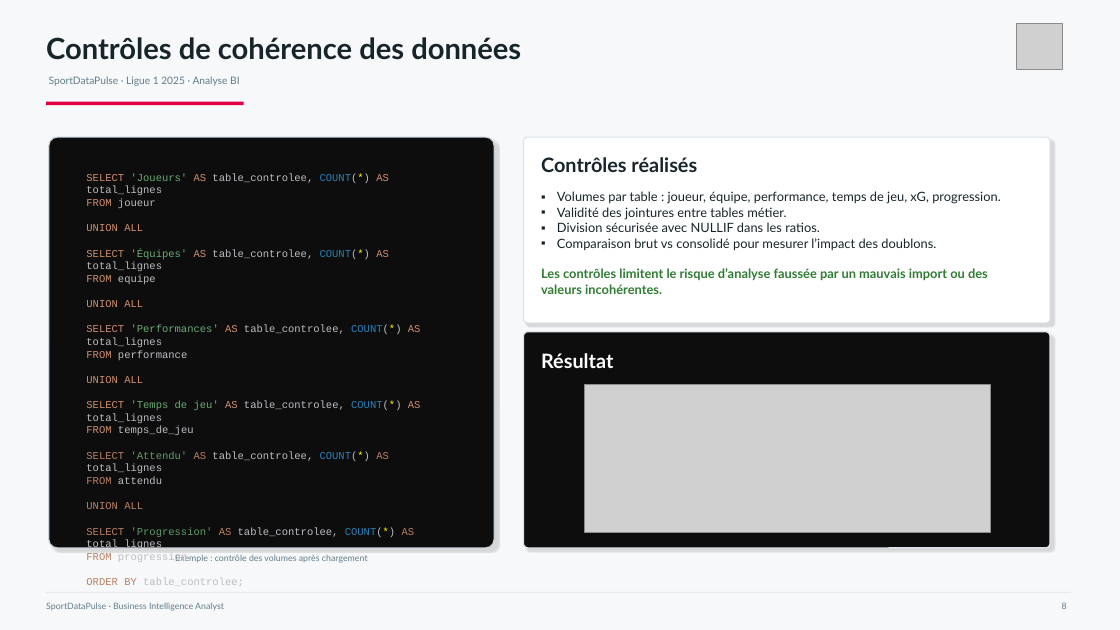
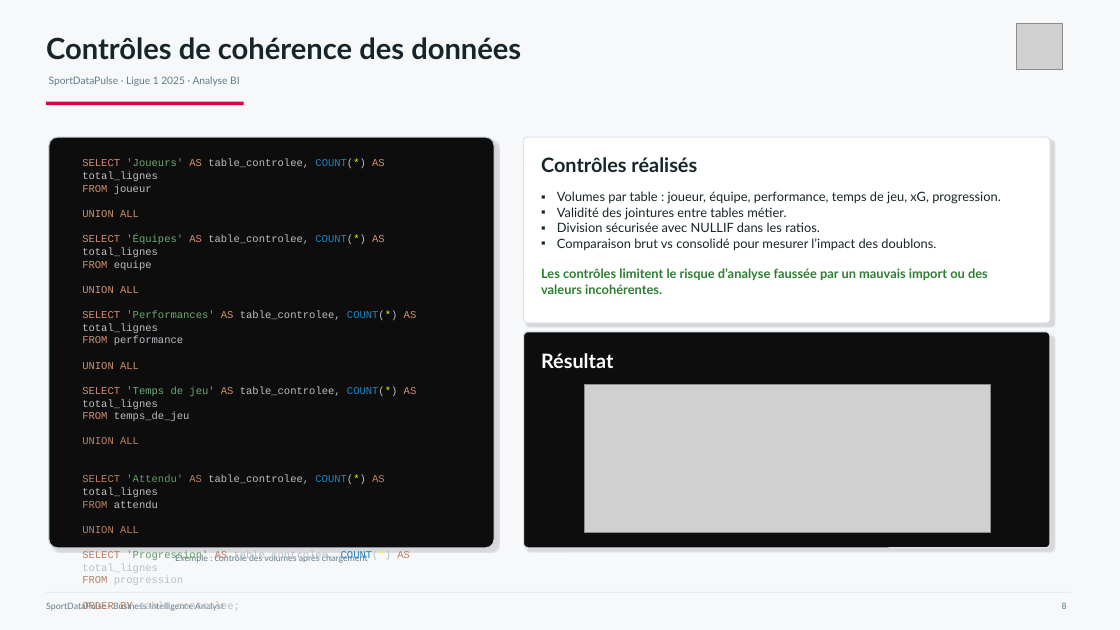
Before and after one commit to steve57000/projet-ligue1, a slide deck: slide 8 of livrables/Presentation_P5_SportDataPulse.pptx. Drawn at 1120x630 pixels with LibreOffice and Linux fonts; fonts in the diff are those of the drawing; grey boxes stand for pictures. Boxes give left, top, right and bottom in pixels: in the first picture for what was removed or moved away, otherwise in the second. Text is boxed around its words. In the diff, an @@ line names an element or a change of style, - is before the commit and + after.

Commit message:
update files

```diff
--- a/livrables/Presentation_P5_SportDataPulse.pptx
+++ b/livrables/Presentation_P5_SportDataPulse.pptx
@@ text "SELECT 'Joueurs' AS table_controlee, COUNT(*) ...": place and size @@
-text "SELECT 'Joueurs' AS table_controlee, COUNT(*) ..." at [86, 174, 421, 537]
+text "SELECT 'Joueurs' AS table_controlee, COUNT(*) ..." at [82, 159, 417, 611]
@@ text at [82, 437, 139, 444]: paragraph added @@
+UNION ALL
```
